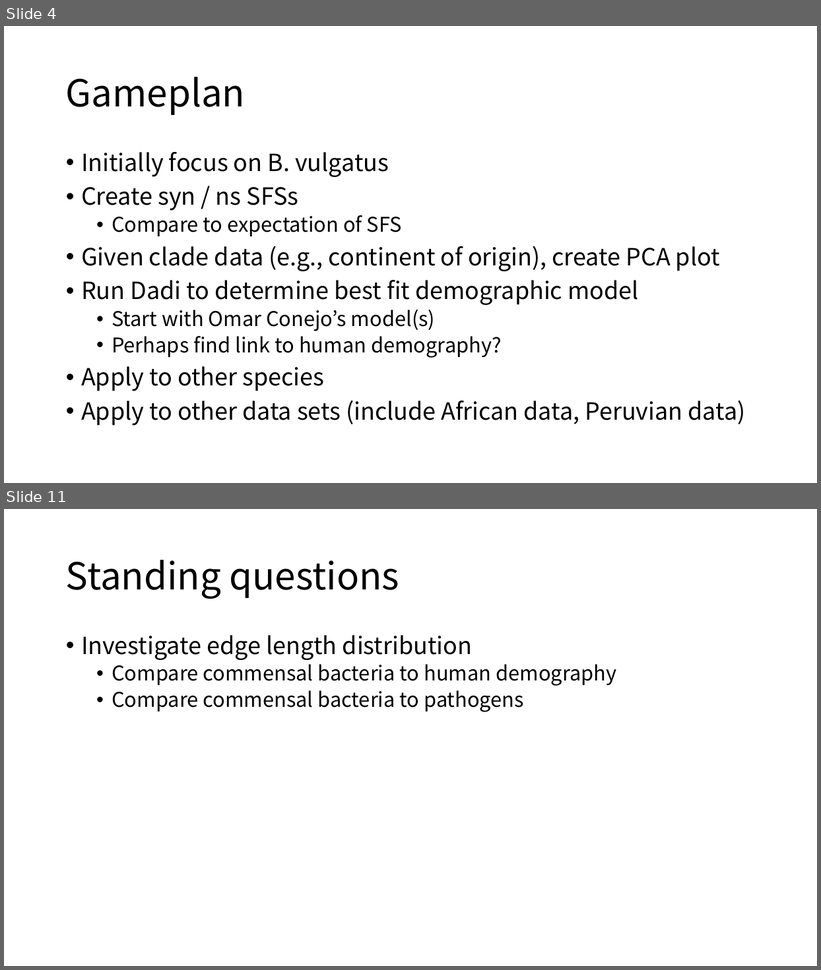
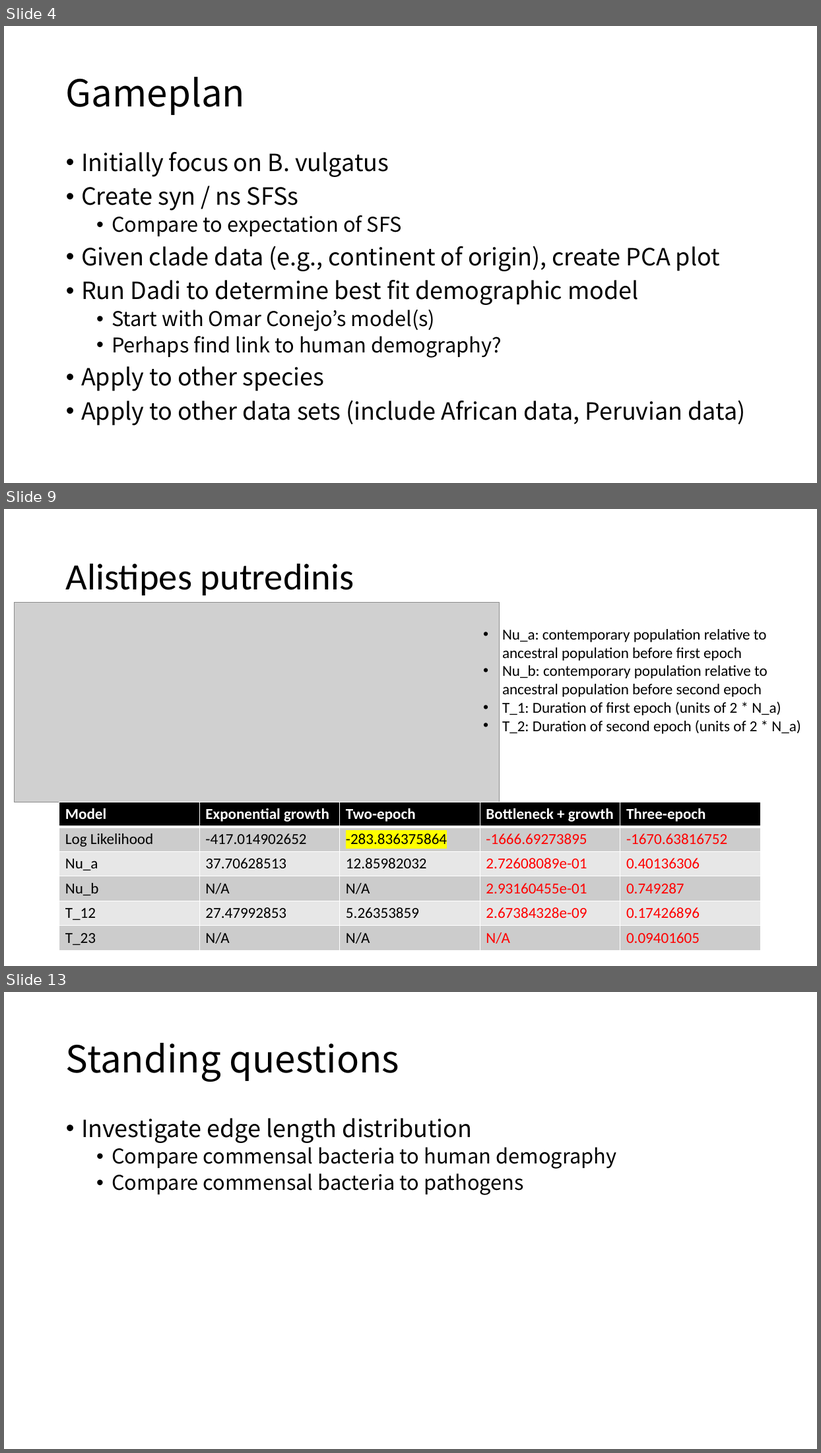
Before and after one commit to jon-mah/demo_for_ccgb, a slide deck: Summary/20210118_demo_for_ccgb_rotation_update.pptx. Shown one above the other, each under a label of ours: slides 4 and 11 before the commit, slides 4, 9 and 13 after it; the slides between them are not shown. The pictures are 821x970 and 821x1453 pixels, drawn with LibreOffice and Linux fonts; fonts in the diff are those of the drawing; grey boxes stand for pictures. Boxes give left, top, right and bottom in pixels: in the first picture for what was removed or moved away, otherwise in the second. Text is boxed around its words. In the diff, an @@ line names an element or a change of style, - is before the commit and + after.

```diff
--- a/Summary/20210118_demo_for_ccgb_rotation_update.pptx
+++ b/Summary/20210118_demo_for_ccgb_rotation_update.pptx
@@ slide 9 added at bbox=[4, 509, 817, 966], background #FFFFFF @@
@@ title added at bbox=[66, 563, 354, 595], 44 pt, text #000000 @@
+Alistipes putredinis
@@ picture added at bbox=[15, 602, 499, 803] @@
@@ text added at bbox=[502, 629, 801, 734], 18 pt, text #000000 @@
+• Nu_a: contemporary population relative to ancestral population before first epoch
+• Nu_b: contemporary population relative to ancestral population before second epoch
+• T_1: Duration of first epoch (units of 2 * N_a)
+• T_2: Duration of second epoch (units of 2 * N_a)
@@ table added at bbox=[59, 803, 761, 951], 6 rows, 5 columns @@
+Model | Exponential growth | Two-epoch | Bottleneck + growth | Three-epoch
+Log Likelihood | -417.014902652 | -283.836375864 | -1666.69273895 | -1670.63816752
+Nu_a | 37.70628513 | 12.85982032 | 2.72608089e-01 | 0.40136306
+Nu_b | N/A | N/A | 2.93160455e-01 | 0.749287
+T_12 | 27.47992853 | 5.26353859 | 2.67384328e-09 | 0.17426896
+T_23 | N/A | N/A | N/A | 0.09401605
@@ what was slide 11 is now slide 13 @@
```
Also in this commit, not shown: 3 slides changed, 5 other slides added, 4 slides removed, 1 other file.
